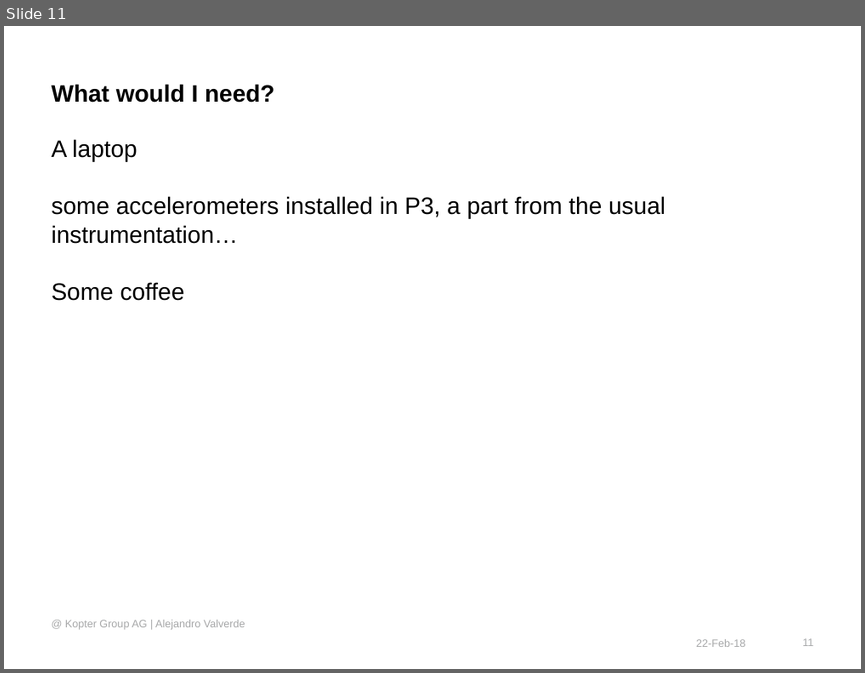
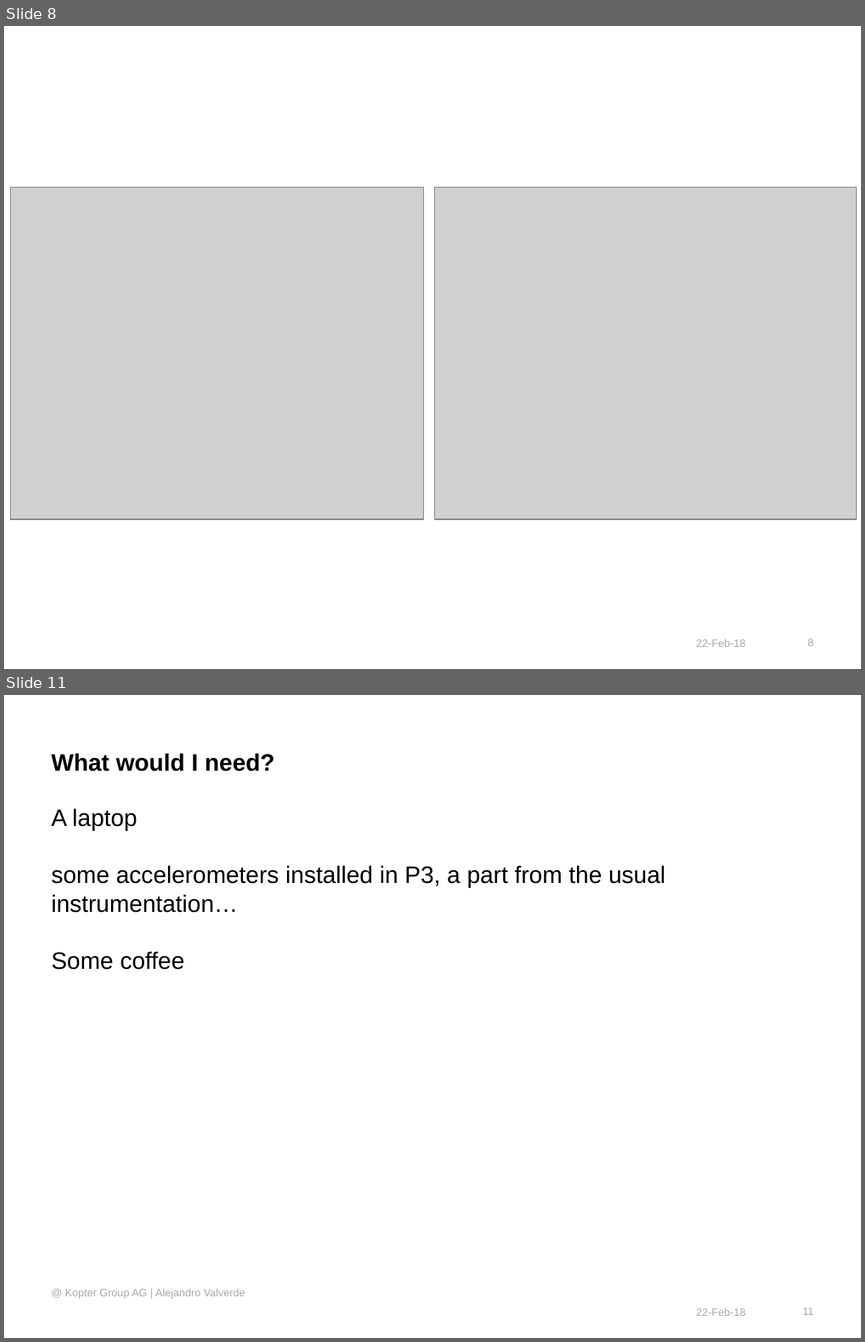
Before and after one commit to wuyou33/kopter, a slide deck: s_id/docs/System Identification to support Flight Test activities - proposal.pptx. Shown one above the other, each under a label of ours: slide 11 before the commit, slides 8 and 11 after it; the slides between them are not shown. The pictures are 865x673 and 865x1342 pixels, drawn with LibreOffice and Linux fonts; fonts in the diff are those of the drawing; grey boxes stand for pictures; background and template pictures are left out. Boxes give left, top, right and bottom in pixels: in the first picture for what was removed or moved away, otherwise in the second. Text is boxed around its words. In the diff, an @@ line names an element or a change of style, - is before the commit and + after.

```diff
--- a/s_id/docs/System Identification to support Flight Test activities - proposal.pptx
+++ b/s_id/docs/System Identification to support Flight Test activities - proposal.pptx
@@ slide 8 added at [4,26,861,669], background #FFFFFF @@
@@ picture added at [11,188,424,519] @@
@@ picture added at [434,188,856,519] @@
@@ text added at [696,639,745,646], 9 pt, text #A7A8A9 @@
+22-Feb-18
@@ page number added at [807,638,813,646], 9 pt, text #A7A8A9 @@
+8
```
Also in this commit, not shown: 7 slides changed, 2 other slides added, 3 slides removed, 1 other file.
